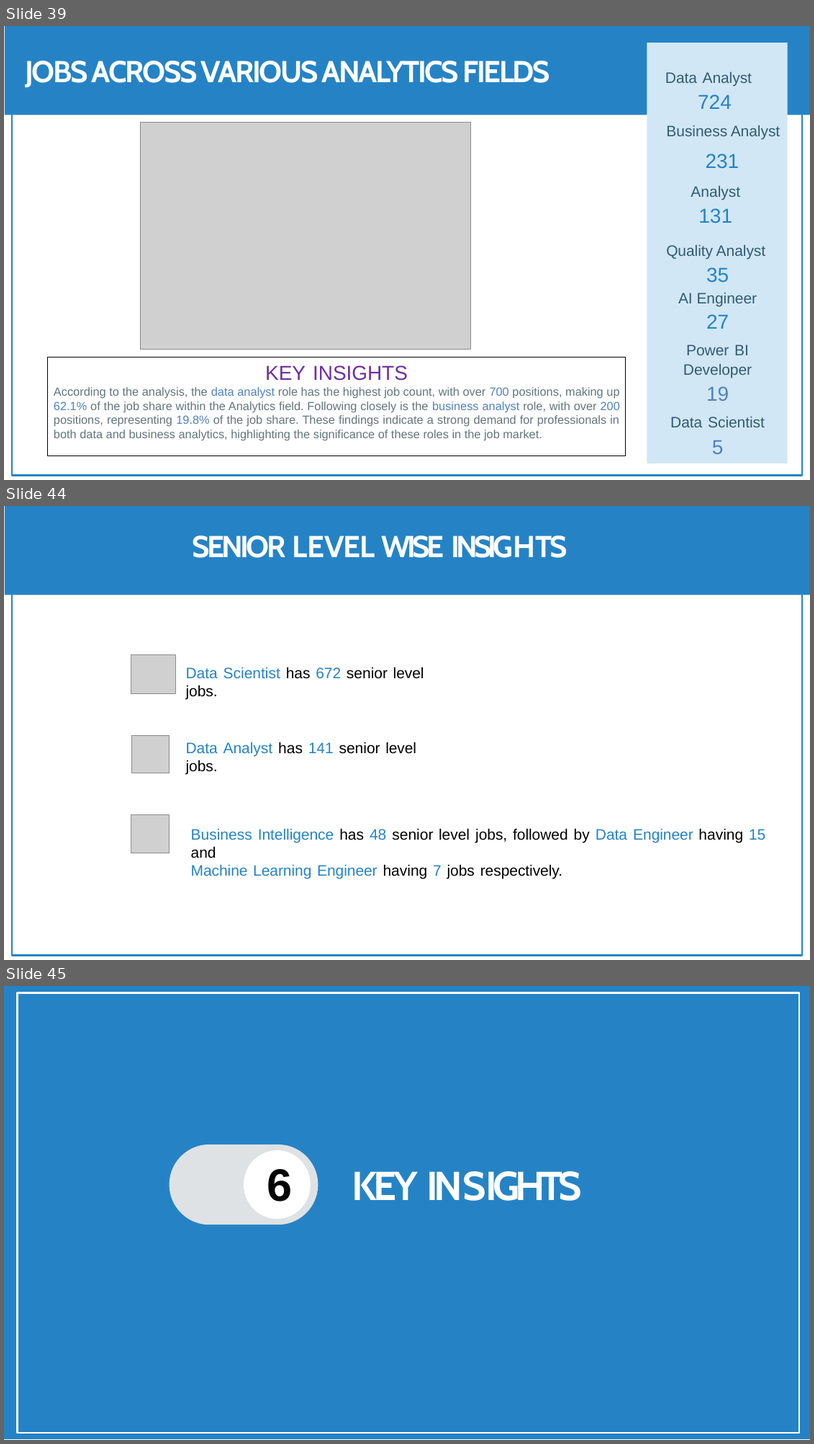
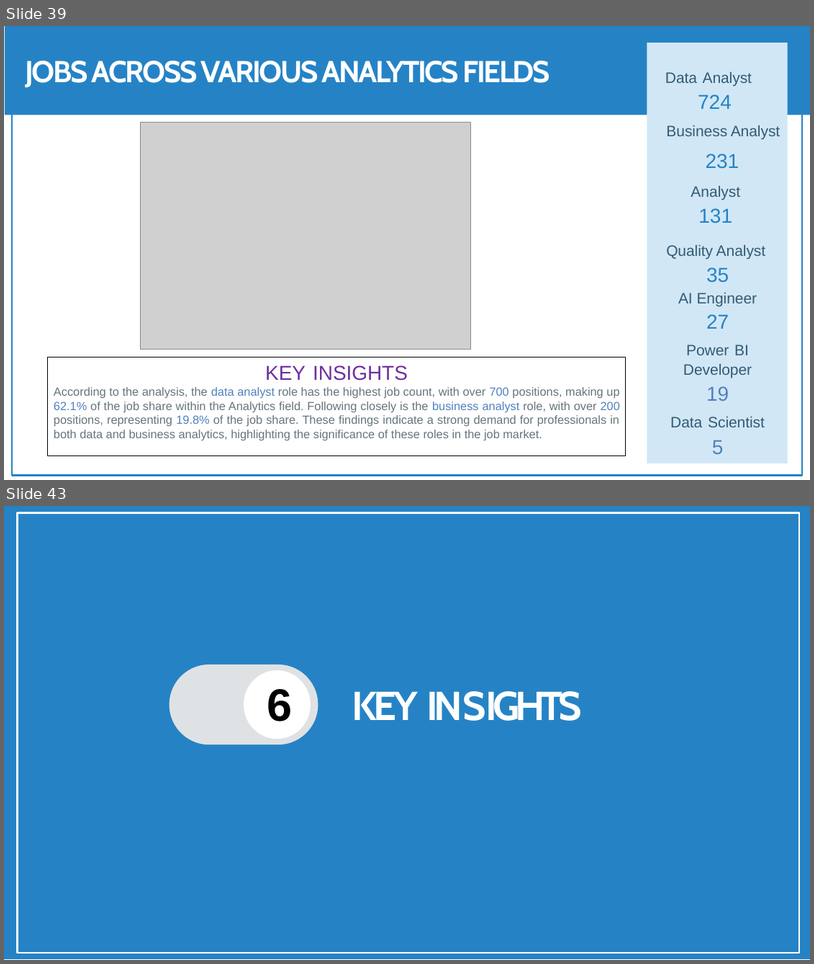
Before and after one commit to shashank297/HR-Recruitment-Data-Analysis-, a slide deck: Presentation/HR & Job Dashboard.pptx. Shown one above the other, each under a label of ours: slides 39, 44 and 45 before the commit, slides 39 and 43 after it; the slides between them are not shown. The pictures are 814x1444 and 814x964 pixels, drawn with LibreOffice and Linux fonts; fonts in the diff are those of the drawing; grey boxes stand for pictures; background and template pictures are left out. Boxes give left, top, right and bottom in pixels: in the first picture for what was removed or moved away, otherwise in the second. Text is boxed around its words. In the diff, an @@ line names an element or a change of style, - is before the commit and + after.

```diff
--- a/Presentation/HR & Job Dashboard.pptx
+++ b/Presentation/HR & Job Dashboard.pptx
@@ slide 44 removed at [4,506,810,960], background #FFFFFF; not listed: 1 template element that a slide beside it also shows @@
@@ freeform shape removed at [5,506,810,595] @@
@@ title removed at [192,536,568,558] @@
-SENIOR LEVEL WISE INSIGHTS
@@ picture removed at [131,655,176,693] @@
@@ text removed at [186,667,424,700] @@
-Data Scientist has 672 senior level jobs.
@@ picture removed at [131,735,169,773] @@
@@ text removed at [186,741,417,775] @@
-Data Analyst has 141 senior level jobs.
@@ picture removed at [131,815,170,852] @@
@@ text removed at [191,828,766,878] @@
-Business Intelligence has 48 senior level jobs, followed by Data Engineer having 15 and
-Machine Learning Engineer having 7 jobs respectively.
@@ what was slide 45 is now slide 43 @@
```
Also in this commit, not shown: 1 slide changed, 4 slides added, 5 other slides removed.
